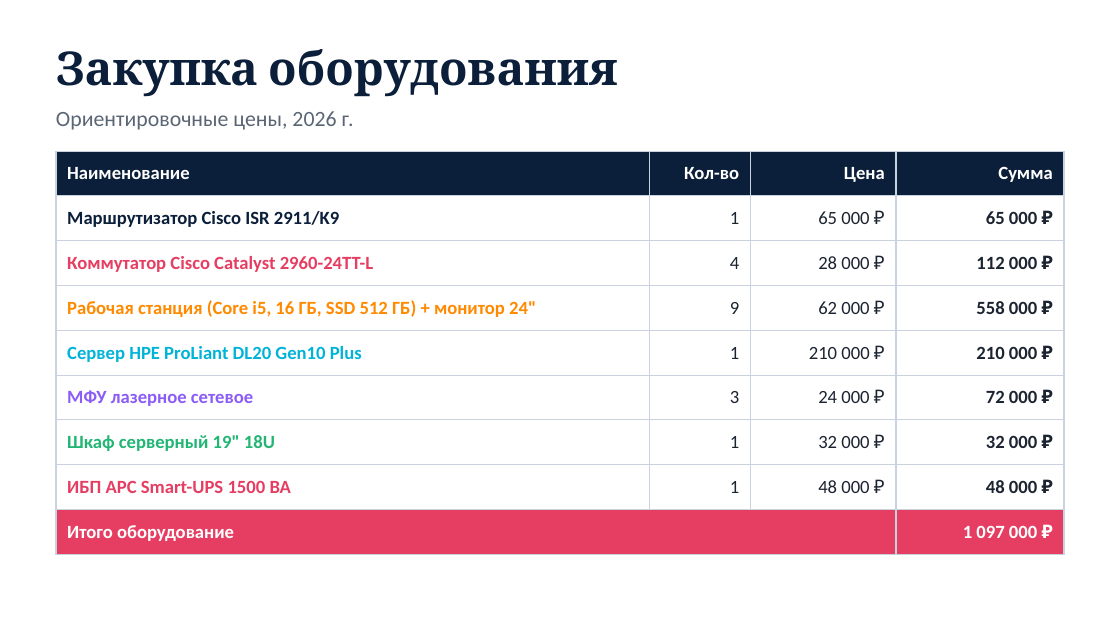
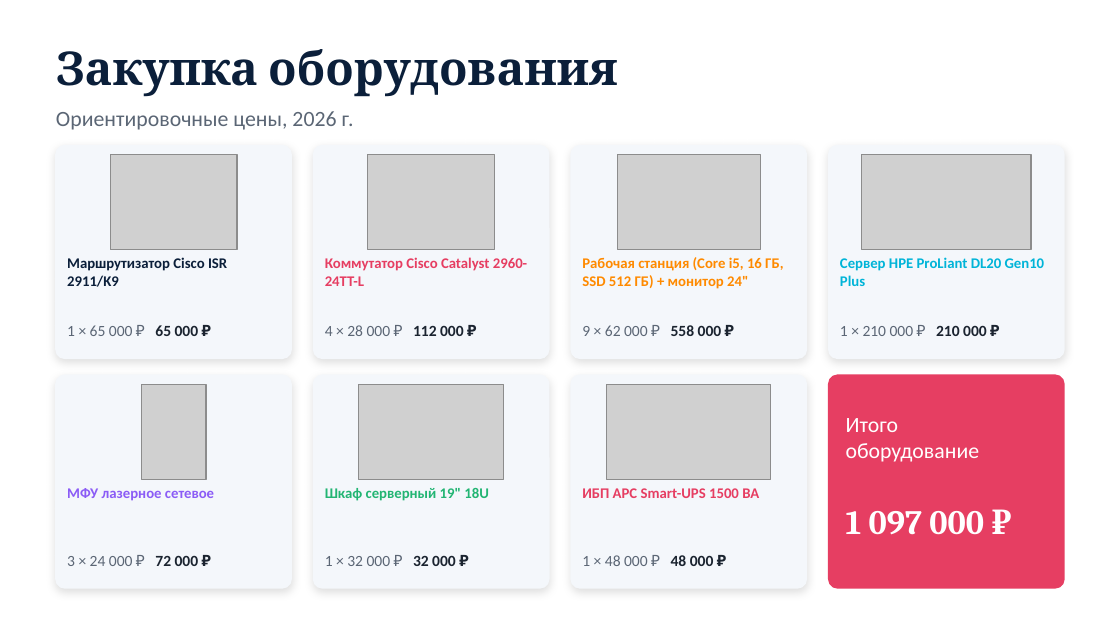
Before and after one commit to zarweq/dz_kozlov2909, a slide deck: slide 9 of Презентация_ЛВС.pptx. Drawn at 1120x630 pixels with LibreOffice and Linux fonts; fonts in the diff are those of the drawing; grey boxes stand for pictures. Boxes give left, top, right and bottom in pixels: in the first picture for what was removed or moved away, otherwise in the second. Text is boxed around its words. In the diff, an @@ line names an element or a change of style, - is before the commit and + after.

```diff
--- a/Презентация_ЛВС.pptx
+++ b/Презентация_ЛВС.pptx
@@ rounded rectangle added at (x1=56, y1=146, x2=291, y2=358), fill #F4F7FB, outline #F4F7FB 1 pt @@
@@ rounded rectangle added at (x1=314, y1=146, x2=549, y2=358), fill #F4F7FB, outline #F4F7FB 1 pt @@
@@ rounded rectangle added at (x1=571, y1=146, x2=806, y2=358), fill #F4F7FB, outline #F4F7FB 1 pt @@
@@ rounded rectangle added at (x1=829, y1=146, x2=1064, y2=358), fill #F4F7FB, outline #F4F7FB 1 pt @@
@@ table removed at (x1=56, y1=151, x2=1064, y2=545), 9 rows, 4 columns @@
-Наименование | Кол-во | Цена | Сумма
-Маршрутизатор Cisco ISR 2911/K9 | 1 | 65 000 ₽ | 65 000 ₽
-Коммутатор Cisco Catalyst 2960-24TT-L | 4 | 28 000 ₽ | 112 000 ₽
-Рабочая станция (Core i5, 16 ГБ, SSD 512 ГБ) + монитор 24" | 9 | 62 000 ₽ | 558 000 ₽
-Сервер HPE ProLiant DL20 Gen10 Plus | 1 | 210 000 ₽ | 210 000 ₽
-МФУ лазерное сетевое | 3 | 24 000 ₽ | 72 000 ₽
-Шкаф серверный 19" 18U | 1 | 32 000 ₽ | 32 000 ₽
-ИБП APC Smart-UPS 1500 ВА | 1 | 48 000 ₽ | 48 000 ₽
-Итого оборудование |  |  | 1 097 000 ₽
@@ picture added at (x1=110, y1=155, x2=236, y2=250) @@
@@ picture added at (x1=367, y1=155, x2=494, y2=250) @@
@@ picture added at (x1=617, y1=155, x2=759, y2=250) @@
@@ picture added at (x1=861, y1=155, x2=1030, y2=250) @@
@@ text added at (x1=67, y1=257, x2=227, y2=287), 9.5 pt, text #0B1F3A, bold @@
+Маршрутизатор Cisco ISR 2911/K9
@@ text added at (x1=325, y1=257, x2=527, y2=286), 9.5 pt, text #E63E62, bold @@
+Коммутатор Cisco Catalyst 2960-24TT-L
@@ text added at (x1=582, y1=257, x2=783, y2=289), 9.5 pt, text #FF8A00, bold @@
+Рабочая станция (Core i5, 16 ГБ, SSD 512 ГБ) + монитор 24"
@@ text added at (x1=840, y1=257, x2=1045, y2=286), 9.5 pt, text #00B4D8, bold @@
+Сервер HPE ProLiant DL20 Gen10 Plus
@@ text added at (x1=67, y1=325, x2=199, y2=336), 10 pt, text #5B6675 @@
+1 × 65 000 ₽ 65 000 ₽
@@ text added at (x1=325, y1=325, x2=464, y2=336), 10 pt, text #5B6675 @@
+4 × 28 000 ₽ 112 000 ₽
@@ text added at (x1=582, y1=325, x2=722, y2=336), 10 pt, text #5B6675 @@
+9 × 62 000 ₽ 558 000 ₽
@@ text added at (x1=840, y1=325, x2=987, y2=336), 10 pt, text #5B6675 @@
+1 × 210 000 ₽ 210 000 ₽
@@ rounded rectangle added at (x1=56, y1=375, x2=291, y2=588), fill #F4F7FB, outline #F4F7FB 1 pt @@
@@ picture added at (x1=141, y1=384, x2=206, y2=479) @@
@@ rounded rectangle added at (x1=314, y1=375, x2=549, y2=588), fill #F4F7FB, outline #F4F7FB 1 pt @@
@@ picture added at (x1=358, y1=384, x2=504, y2=479) @@
@@ rounded rectangle added at (x1=571, y1=375, x2=806, y2=588), fill #F4F7FB, outline #F4F7FB 1 pt @@
@@ picture added at (x1=607, y1=384, x2=772, y2=479) @@
@@ rounded rectangle added at (x1=829, y1=375, x2=1064, y2=588), fill #E63E62, outline #E63E62 1 pt @@
@@ text added at (x1=846, y1=418, x2=980, y2=462), 14 pt, text #FFFFFF @@
+Итого
+оборудование
@@ text added at (x1=67, y1=488, x2=214, y2=501), 9.5 pt, text #8B5CF6, bold @@
+МФУ лазерное сетевое
@@ text added at (x1=325, y1=488, x2=489, y2=501), 9.5 pt, text #22B573, bold @@
+Шкаф серверный 19" 18U
@@ text added at (x1=582, y1=488, x2=759, y2=498), 9.5 pt, text #E63E62, bold @@
+ИБП APC Smart-UPS 1500 ВА
@@ text added at (x1=846, y1=511, x2=984, y2=535), 22 pt, text #FFFFFF, bold @@
+1 097 000 ₽
@@ text added at (x1=67, y1=555, x2=199, y2=566), 10 pt, text #5B6675 @@
+3 × 24 000 ₽ 72 000 ₽
@@ text added at (x1=325, y1=555, x2=456, y2=566), 10 pt, text #5B6675 @@
+1 × 32 000 ₽ 32 000 ₽
@@ text added at (x1=582, y1=555, x2=714, y2=566), 10 pt, text #5B6675 @@
+1 × 48 000 ₽ 48 000 ₽
```
Also in this commit, not shown: 1 other slide changed, 1 slide added, 20 other files.
